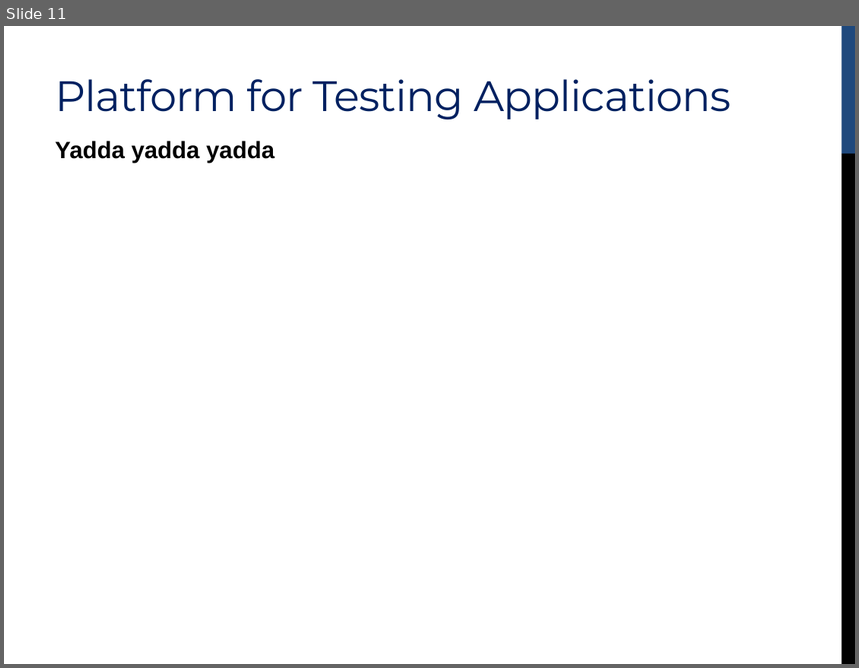
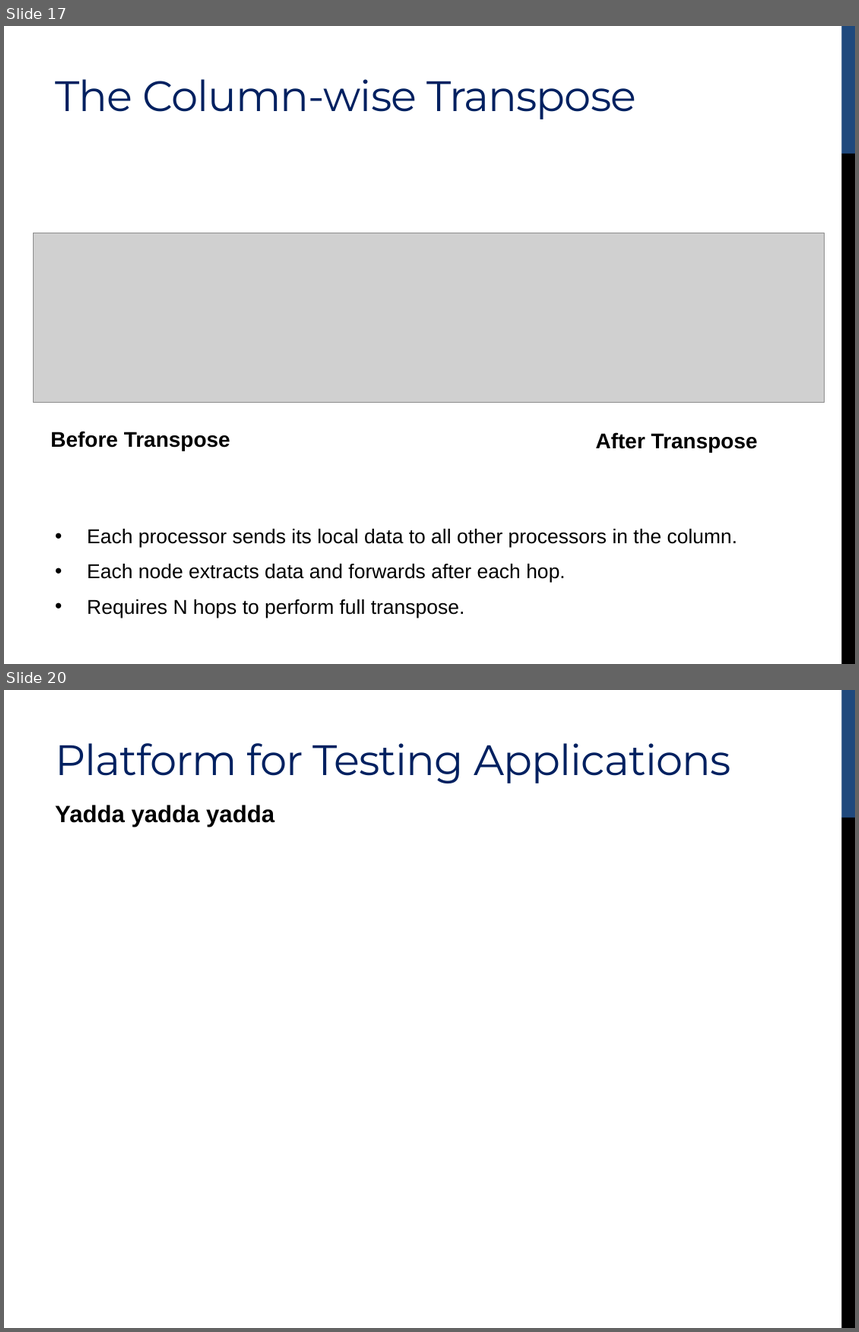
Before and after one commit to simonscott/ewallpaper_imaging, a slide deck: presentation/cs252_presentation_li_scott.pptx. Shown one above the other, each under a label of ours: slide 11 before the commit, slides 17 and 20 after it; the slides between them are not shown. The pictures are 859x668 and 859x1332 pixels, drawn with LibreOffice and Linux fonts; fonts in the diff are those of the drawing; grey boxes stand for pictures. Boxes give left, top, right and bottom in pixels: in the first picture for what was removed or moved away, otherwise in the second. Text is boxed around its words. In the diff, an @@ line names an element or a change of style, - is before the commit and + after.

```diff
--- a/presentation/cs252_presentation_li_scott.pptx
+++ b/presentation/cs252_presentation_li_scott.pptx
@@ slide 17 added at (4, 26, 855, 664), background #FFFFFF; not listed: 2 template elements that a slide beside it also shows @@
@@ title added at (55, 79, 636, 119), 36 pt, text #002060 @@
+The Column-wise Transpose
@@ picture added at (33, 233, 824, 402) @@
@@ text added at (50, 431, 230, 451), 18 pt, text #000000, bold @@
+Before Transpose
@@ text added at (596, 433, 758, 452), 18 pt, text #000000, bold @@
+After Transpose
@@ text added at (87, 528, 738, 618), 17 pt, text #000000 @@
+• Each processor sends its local data to all other processors in the column.
+• Each node extracts data and forwards after each hop.
+• Requires N hops to perform full transpose.
@@ what was slide 11 is now slide 20 @@
```
Also in this commit, not shown: 6 slides changed, 16 other slides added, 6 slides removed.
